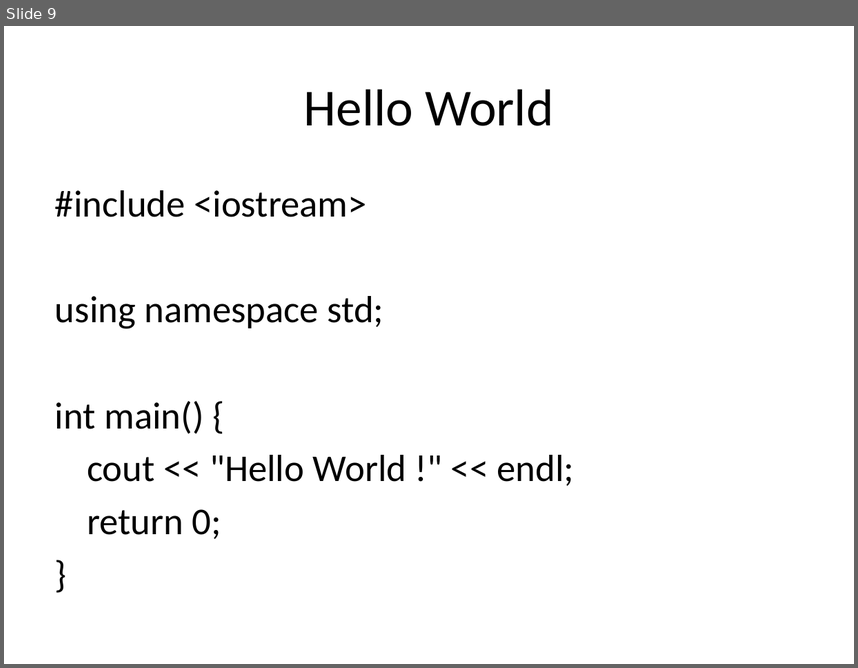
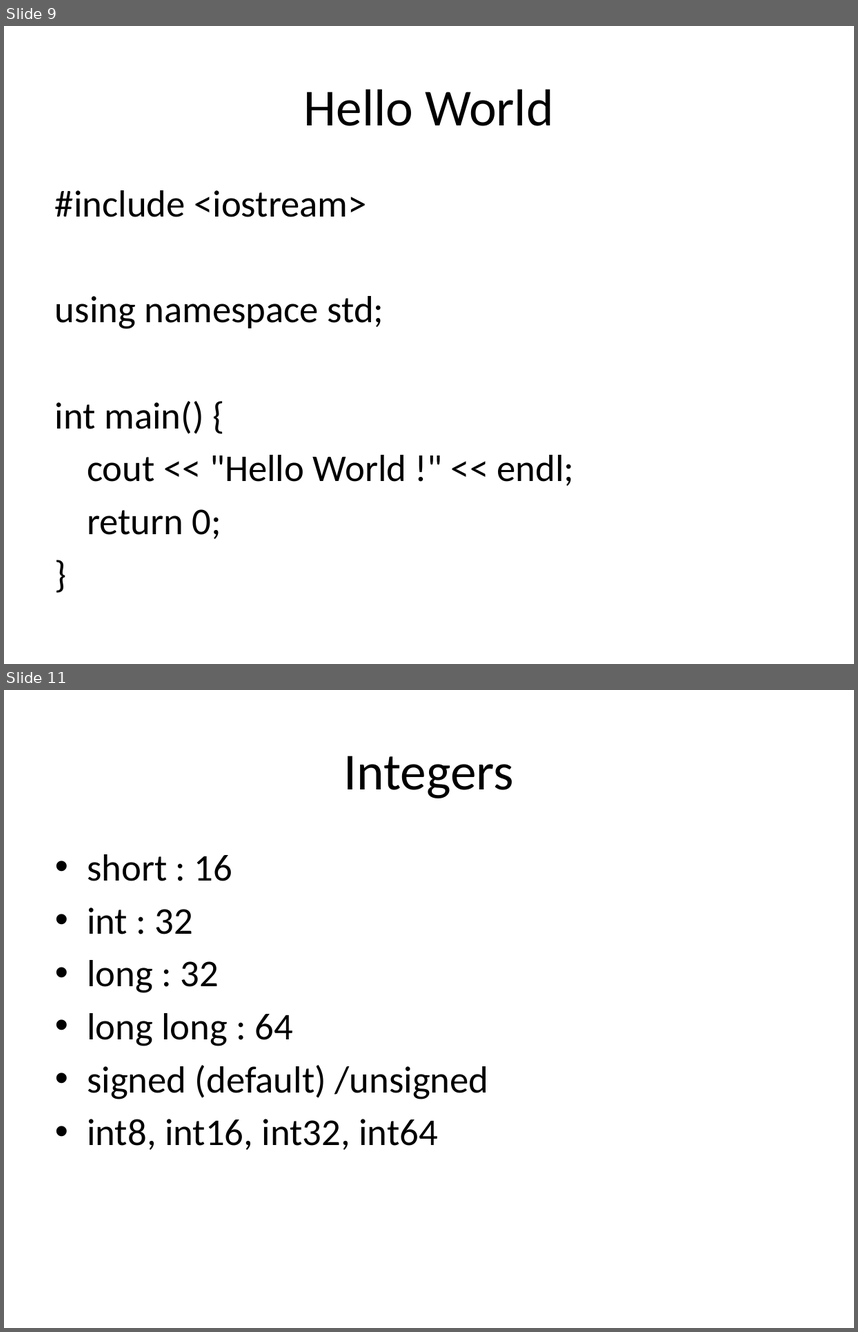
Before and after one commit to matthcol/CPP2019_07, a slide deck: CPP.pptx. Shown one above the other, each under a label of ours: slide 9 before the commit, slides 9 and 11 after it; the slides between them are not shown. The pictures are 858x668 and 858x1332 pixels, drawn with LibreOffice and Linux fonts; fonts in the diff are those of the drawing. Boxes give left, top, right and bottom in pixels: in the first picture for what was removed or moved away, otherwise in the second. Text is boxed around its words. In the diff, an @@ line names an element or a change of style, - is before the commit and + after.

```diff
--- a/CPP.pptx
+++ b/CPP.pptx
@@ slide 11 added at (4, 690, 854, 1328), background #FFFFFF @@
@@ title added at (344, 756, 514, 798), 44 pt, text #000000 @@
+Integers
@@ text added at (87, 854, 489, 1150), 32 pt, text #000000 @@
+• short : 16
+• int : 32
+• long : 32
+• long long : 64
+• signed (default) /unsigned
+• int8, int16, int32, int64
```
Also in this commit, not shown: 1 slide changed, 11 other slides added.
